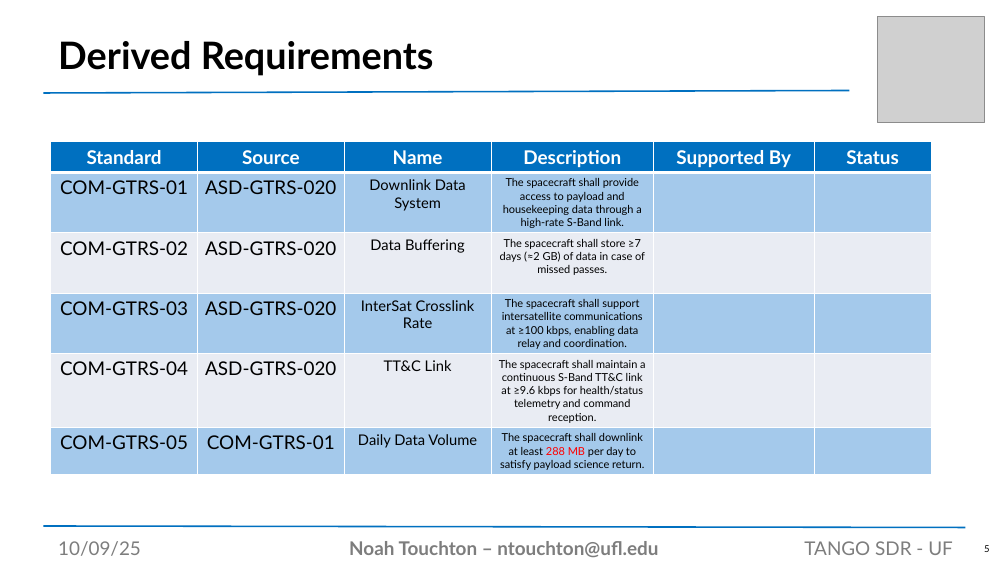
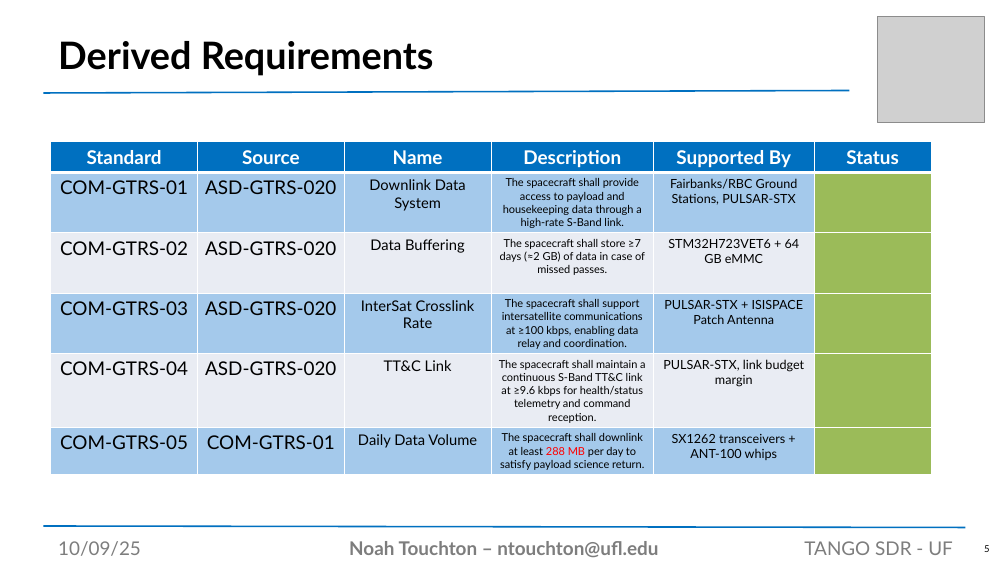
Before and after one commit to noahtouchton/School, a slide deck: slide 5 of Fall 2025/Aero Design 1/PowerPoint/SDR Presentation Template.pptx. Drawn at 1008x567 pixels with LibreOffice and Linux fonts; fonts in the diff are those of the drawing; grey boxes stand for pictures. Boxes give left, top, right and bottom in pixels: in the first picture for what was removed or moved away, otherwise in the second. Text is boxed around its words. In the diff, an @@ line names an element or a change of style, - is before the commit and + after.

```diff
--- a/Fall 2025/Aero Design 1/PowerPoint/SDR Presentation Template.pptx
+++ b/Fall 2025/Aero Design 1/PowerPoint/SDR Presentation Template.pptx
@@ table at bbox=[51, 142, 931, 475] @@
-row 2, column 5: 
+row 2, column 5: Fairbanks/RBC Ground Stations, PULSAR-STX
-row 3, column 5: 
+row 3, column 5: STM32H723VET6 + 64 GB eMMC
-row 4, column 5: 
+row 4, column 5: PULSAR-STX + ISISPACE Patch Antenna
-row 5, column 5: 
+row 5, column 5: PULSAR-STX, link budget margin
-row 6, column 5: 
+row 6, column 5: SX1262 transceivers + ANT-100 whips
@@ fill #A4C9EB to #9BBB59 in 3 cells @@
@@ fill #E9EDF4 to #9BBB59 in 2 cells @@
```
Also in this commit, not shown: 5 other slides changed, 19 slides added, 2 slides removed, 5 other files.
